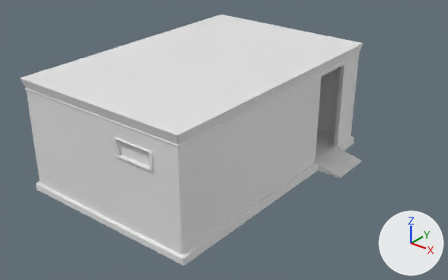
The FBX model Assets/Mesh/Horror/Toilet/Toilet Base .fbx, before and after one commit.
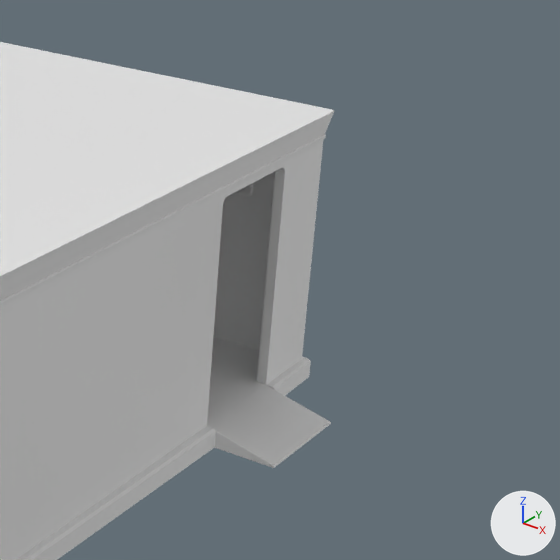
Each version is shown whole from a camera (50 mm lens) standing at (12.15, -16.7, 11.2) and looking at (-1.18, -0.03, 0.87), then close up on the part from 53% to 100% of the width and 1% to 76% of the height. Every picture has the same lights, and +X, +Y and +Z are marked at lower right. Where no turn or scale is listed for an object, it has been applied to the vertices.

The first close-up shows 'Toilet Base'.
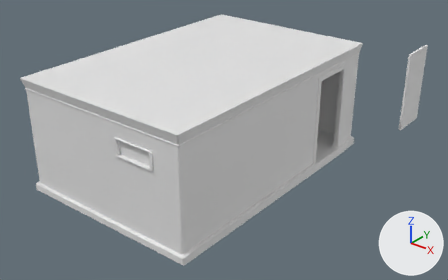
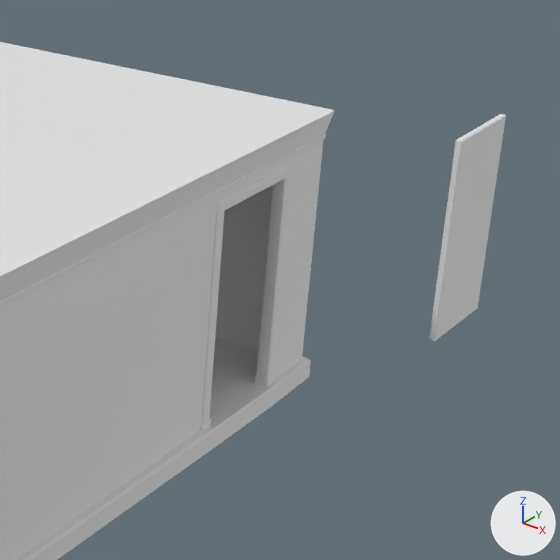
What changed in the scene script:
```text
Add mat_toilet_incide:
    mat_toilet_incide = principled_material('Toilet Incide')
    mat_toilet_incide.base_color = (0.8, 0.8, 0.8)  # white #e7e7e7
    mat_toilet_incide.roughness = 0.553
Add mat_toilet_outcide:
    mat_toilet_outcide = principled_material('Toilet Outcide')
    mat_toilet_outcide.base_color = (0.8, 0.8, 0.8)  # white #e7e7e7
    mat_toilet_outcide.roughness = 0.553
Change me_toilet_base:
    used by ob_toilet_base; location = (0.0, 0.0, 0.0)
    remove me_toilet_base.from_pydata(...)  # 601 vertices, 599 faces; spans x -4.99..3.03, y -5.98..4.45, z 0.0..4.22
    add me_toilet_base.from_pydata(...)  # 811 vertices, 1281 faces; spans x -4.99..2.09, y -5.98..4.45, z 0.0..4.22
    me_toilet_base part 1: a new loose piece of 299 vertices spanning x 1.75..1.98, y 1.33..3.39, z 0.18..3.69, in mat_toilet_base (white #e7e7e7)
    me_toilet_base part 2: 4 vertices moved from x 1.76..1.78, y 1.52..3.22, z 0.3 to x 1.76..1.77, y 1.52..3.22, z 0.3..0.32; 99 vertices removed from x 1.72..3.03, y 1.42..3.3, z 0.0..3.82; 10 vertices added at x 1.76..1.94, y 1.5..3.22, z 0.3..3.68
    add me_toilet_base.materials.append(mat_toilet_incide)  # white #e7e7e7
    add me_toilet_base.materials.append(mat_toilet_outcide)  # white #e7e7e7
Add me_door:
    me_door.from_pydata(...)  # 24 vertices, 26 faces; spans x 3.11..3.22, y 6.28..7.94, z 0.24..3.54
    me_door.materials.append(mat_toilet_base)  # white #e7e7e7
Add ob_door:
    ob_door = bpy.data.objects.new('Door', me_door)
    ob_door.location = (0.0, 0.0, 0.0)
```

Boxes (x1, y1, x2, y2) around the edits, measured in the close-ups (560 x 560 px):
'Door', added: after (429, 114, 506, 341)
part 1 of me_toilet_base, added: after (200, 163, 293, 431)
part 2 of me_toilet_base, cut back: before (0, 139, 331, 560); after (0, 139, 324, 560)
